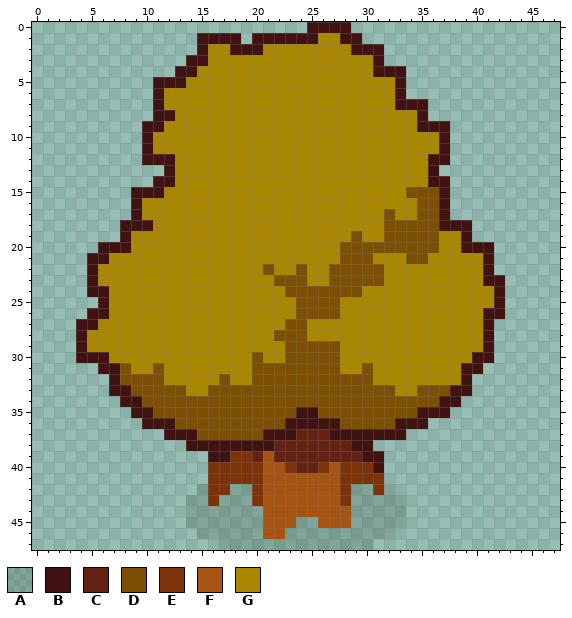
Two versions of one pixel-art sprite, Roguelike_unity/Assets/Art/Environment/Tree.png. Above, as it was before the edit.
The file is 48x48 pixels.
Palette (. is transparent): A #00000023  B #401212  C #632112  D #7d4f04  E #7d3309  F #a65411  G #a98700
Pixels before, first column x 4:
 0 .....................BBBB..............
 1 ...........BBBB.BBBBBBGGBB.............
 2 ...........BGGBBBGGGGGGGGBBB...........
 3 ..........BBGGGGGGGGGGGGGGGB...........
 4 .........BBGGGGGGGGGGGGGGGGBBB.........
 5 .......BBBGGGGGGGGGGGGGGGGGGGB.........
 6 .......BGGGGGGGGGGGGGGGGGGGGGB.........
 7 .......BGGGGGGGGGGGGGGGGGGGGGBBB.......
 8 .......BBGGGGGGGGGGGGGGGGGGGGGGB.......
 9 ......BBGGGGGGGGGGGGGGGGGGGGGGGBBB.....
10 ......BGGGGGGGGGGGGGGGGGGGGGGGGGGB.....
11 ......BGGGGGGGGGGGGGGGGGGGGGGGGGGB.....
12 ......BBBGGGGGGGGGGGGGGGGGGGGGGGBB.....
13 ........BGGGGGGGGGGGGGGGGGGGGGGGB......
14 .......BBGGGGGGGGGGGGGGGGGGGGGGGBB.....
15 .....BBBGGGGGGGGGGGGGGGGGGGGGGDDDB.....
16 .....BGGGGGGGGGGGGGGGGGGGGGGGGGDDB.....
17 .....BGGGGGGGGGGGGGGGGGGGGGGDGGDDB.....
18 ....BBBGGGGGGGGGGGGGGGGGGGGGDDDDDBBB...
19 ....BGGGGGGGGGGGGGGGGGGGGDGGDDDDDGGB...
20 ..BBBGGGGGGGGGGGGGGGGGGGDDDDDDDDDGGBBB.
21 .BBGGGGGGGGGGGGGGGGGGGGGDDDGGGDDGGGGGB.
22 .BGGGGGGGGGGGGGGGDGGDGGDDDDDGGGGGGGGGB.
23 .BGGGGGGGGGGGGGGGGDDDGGDDDDDGGGGGGGGGBB
24 .BBGGGGGGGGGGGGGGGGDDDDDDDGGGGGGGGGGGGB
25 ..BGGGGGGGGGGGGGGGGGDDDDGGGGGGGGGGGGGGB
26 .BBGGGGGGGGGGGGGGGGGDDDDGGGGGGGGGGGGGBB
27 BBGGGGGGGGGGGGGGGGGDDGGGGGGGGGGGGGGGGB.
28 BGGGGGGGGGGGGGGGGGDDDGGGGGGGGGGGGGGGGB.
29 BGGGGGGGGGGGGGGGGGGDDDDDGGGGGGGGGGGGGB.
30 BBBGGGGGGGGGGGGGDGGDDDDDGGGGGGGGGGGGBB.
31 ..BBDGGDGGGGGGGGDDDDDDDDGGDGGGGGGGGBB..
32 ...BDDDDGGGGGDGGDDDDDDDDDDDGGGGGGGGB...
33 ...BBDDDDDGGDDDDDDDDDDDDDDDDDGGDDDBB...
34 ....BBDDDDDDDDDDDDDDDDDDDDDDDDDDDBB....
35 .....BBDDDDDDDDDDDDDBBDDDDDDDDDBBB.....
36 ......BBBDDDDDDDDDDBBBBBDDDDDBBB.......
37 ........BBBDDDDDDBBBCCCBBBBBBB.........
38 ..........BBBBBBBBCCCCCCCBB............
39 ............BBEECFCCCCCCCCBB...........
40 ............EEEEEFFECCEFEEEB...........
41 ............EEEEEFFFFFFFEEEE...........
42 ...........AEEAAEFFFFFFFEAAEA..........
43 ..........AAEAAAEFFFFFFFEAAAAA.........
44 ..........AAAAAAAFFFFFFFFAAAAA.........
45 ..........AAAAAAAFFFAAFFFAAAAA.........
46 ...........AAAAAAFFAAAAAAAAAA..........
47 .............AAAAAAAAAAAAAA............
New version:
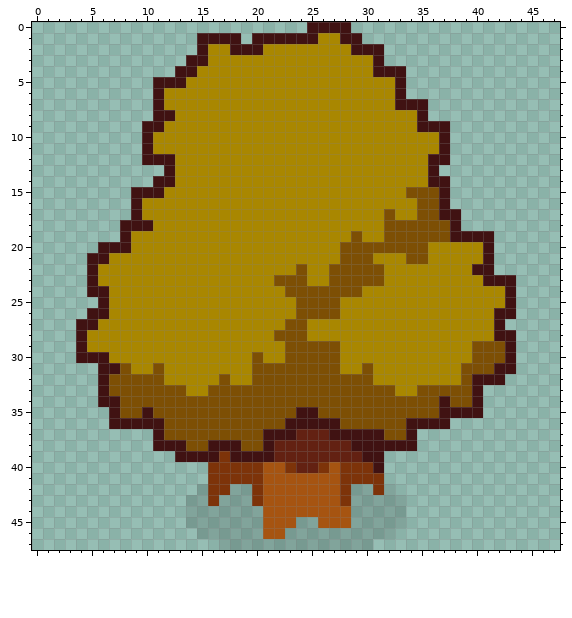
Changes in this commit:
There is now colour B in row 17 at x 38; in row 19 at x 40 to 41; in rows 23 to 26 at x 43; in row 27 at x 42; in row 28 at x 42 to 43; in rows 29 to 30 at x 43.
There is now colour B in row 31 at x 42 to 43; in row 32 at x 6 and 40 to 42; in row 33 at x 6 and 40; in row 34 at x 6 to 7 and 40; in row 35 at x 7 and 38 to 40; in row 36 at x 7 to 9 and 36 to 37.
There is now colour B in row 37 at x 11 and 34; in row 38 at x 11 to 13 and 31 to 34; in row 39 at x 13 to 15.
The edit turns colour C into colour B in row 39 at x 20.
The edit turns colour E into colour B in row 39 at x 18 to 19.
The edit turns colour F into colour B in row 39 at x 21.
The edit turns colour G into colour B in row 19 at x 38; in row 22 at x 40.
There is now colour D in rows 29 to 30 at x 42; in row 31 at x 41; in row 34 at x 39; in row 35 at x 8.
The edit turns colour B into colour D in row 18 at x 37; in row 29 at x 41; in row 30 at x 40 to 41; in row 31 at x 39 to 40; in row 32 at x 7 and 39; in row 33 at x 7 to 8 and 38 to 39.
The edit turns colour B into colour D in row 34 at x 8 to 9 and 38; in row 35 at x 9 and 35 to 36; in row 36 at x 12 and 33; in row 37 at x 12 to 14 and 32 to 33; in row 38 at x 14 to 15 and 19 to 20.
The edit turns colour G into colour D in row 19 at x 37; in row 29 at x 40.
The edit turns colour B into colour E in row 39 at x 17.
The edit turns colour B into colour G in row 20 at x 39 to 40; in rows 24 to 25 at x 42; in rows 26 to 28 at x 41.
The edit turns colour D into colour G in row 20 at x 36; in row 22 at x 21.
Colour B is removed in row 18 at x 39.
Changed places in both pictures, as pixel boxes (x1, y1, x2, y2):
changed: (373, 209, 516, 451)
changed: (263, 264, 274, 275)
changed: (98, 374, 274, 462)
